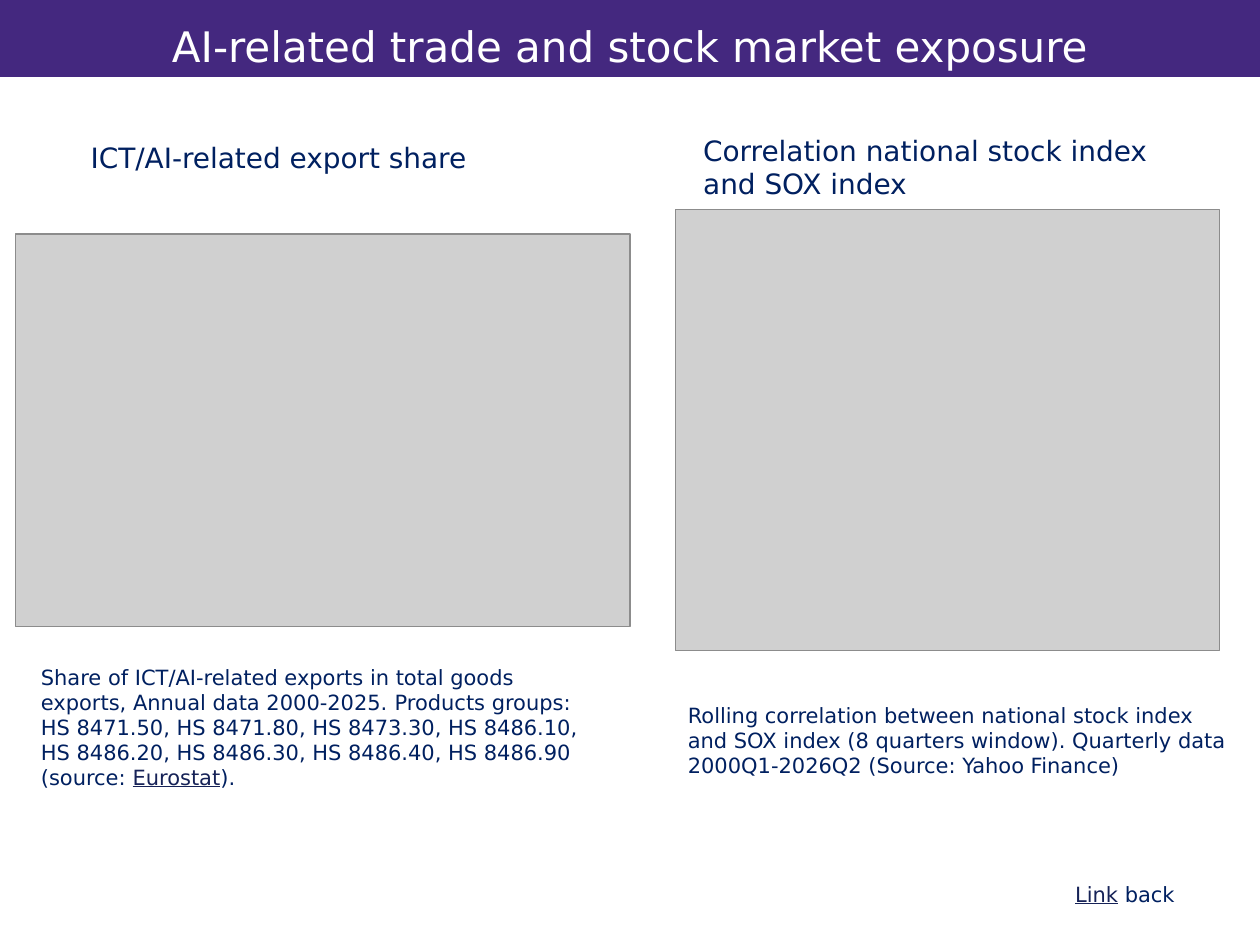
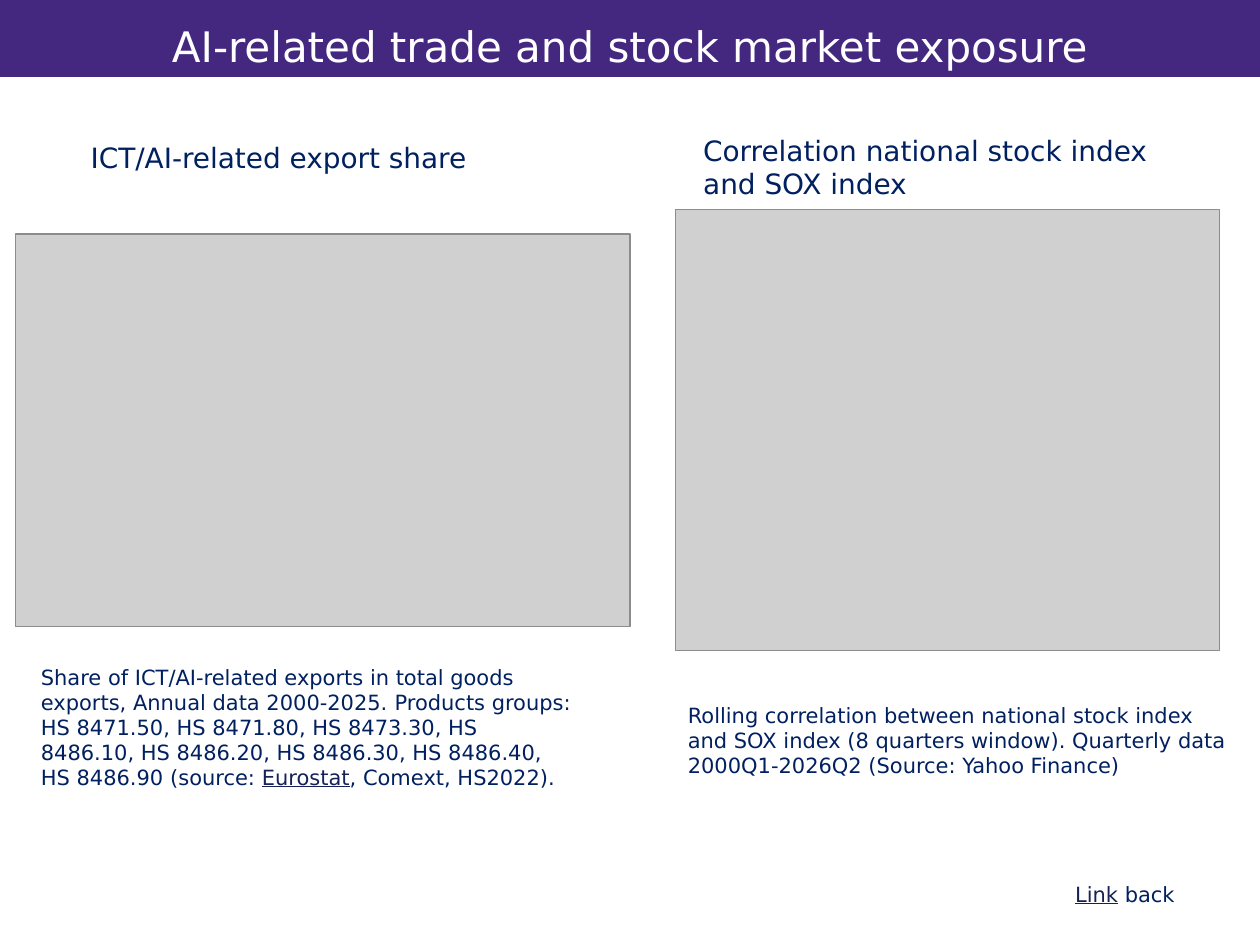
Before and after one commit to vandenEnd/scripts, a slide deck: slide 14 of Resilience.pptx. Drawn at 1260x945 pixels with LibreOffice and Linux fonts; fonts in the diff are those of the drawing; grey boxes stand for pictures; background and template pictures are left out. Boxes give left, top, right and bottom in pixels: in the first picture for what was removed or moved away, otherwise in the second. Text is boxed around its words. In the diff, an @@ line names an element or a change of style, - is before the commit and + after.

```diff
--- a/Resilience.pptx
+++ b/Resilience.pptx
@@ text at (41,669,571,788): text changed @@
-Share of ICT/AI-related exports in total goods exports, Annual data 2000-2025. Products groups: HS 8471.50, HS 8471.80, HS 8473.30, HS 8486.10, HS 8486.20, HS 8486.30, HS 8486.40, HS 8486.90 (source: Eurostat).
+Share of ICT/AI-related exports in total goods exports, Annual data 2000-2025. Products groups: HS 8471.50, HS 8471.80, HS 8473.30, HS 8486.10, HS 8486.20, HS 8486.30, HS 8486.40, HS 8486.90 (source: Eurostat, Comext, HS2022).
```
Also in this commit, not shown: 4 other slides changed.
